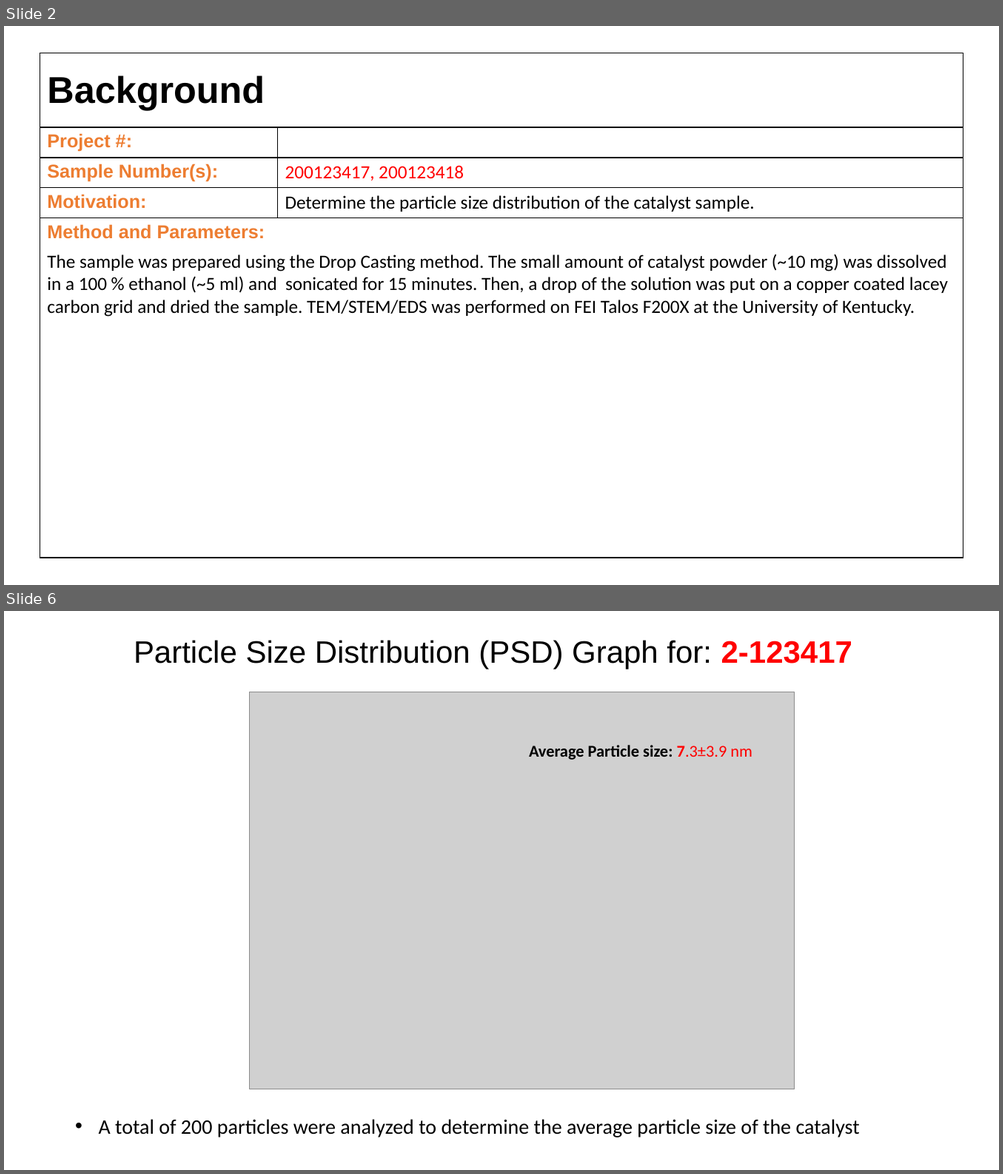
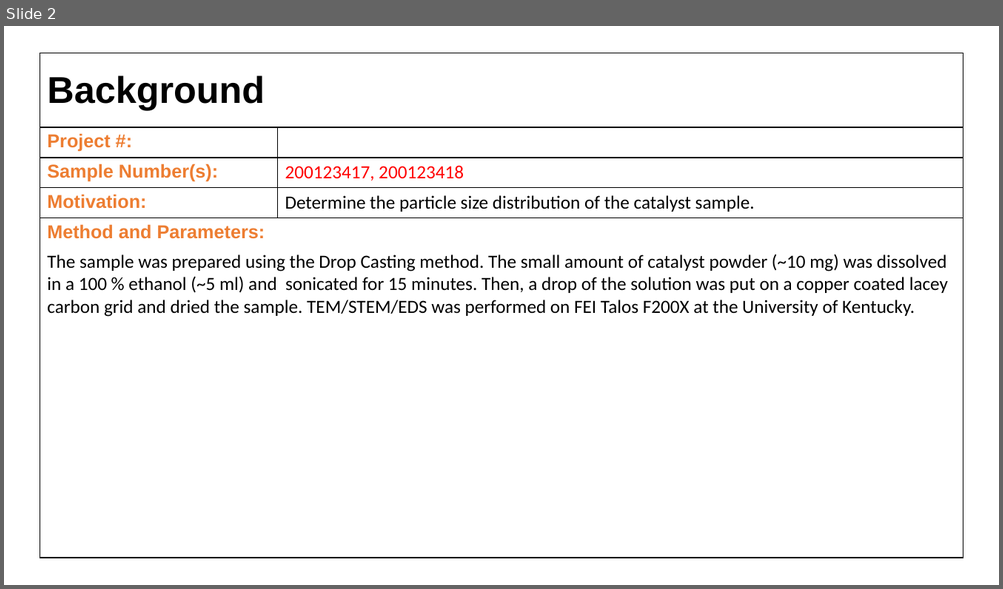
Before and after one commit to cvrl10/mini_project, a slide deck: 100040001/_100040001.pptx. Shown one above the other, each under a label of ours: slides 2 and 6 before the commit, slide 2 after it; the slides between them are not shown. The pictures are 1003x1174 and 1003x589 pixels, drawn with LibreOffice and Linux fonts; fonts in the diff are those of the drawing; grey boxes stand for pictures. Boxes give left, top, right and bottom in pixels: in the first picture for what was removed or moved away, otherwise in the second. Text is boxed around its words. In the diff, an @@ line names an element or a change of style, - is before the commit and + after.

```diff
--- a/100040001/_100040001.pptx
+++ b/100040001/_100040001.pptx
@@ slide 6 removed at (4,611,999,1170), background #FFFFFF @@
@@ title removed at (134,640,852,669) @@
-Particle Size Distribution (PSD) Graph for: 2-123417
@@ picture removed at (249,692,794,1090) @@
@@ text removed at (529,745,752,760) @@
-Average Particle size: 7.3±3.9 nm
@@ text removed at (99,1119,859,1138) @@
-• A total of 200 particles were analyzed to determine the average particle size of the catalyst
```
Also in this commit, not shown: 5 slides changed, 2 slides added, 6 other slides removed, 33 other files.
